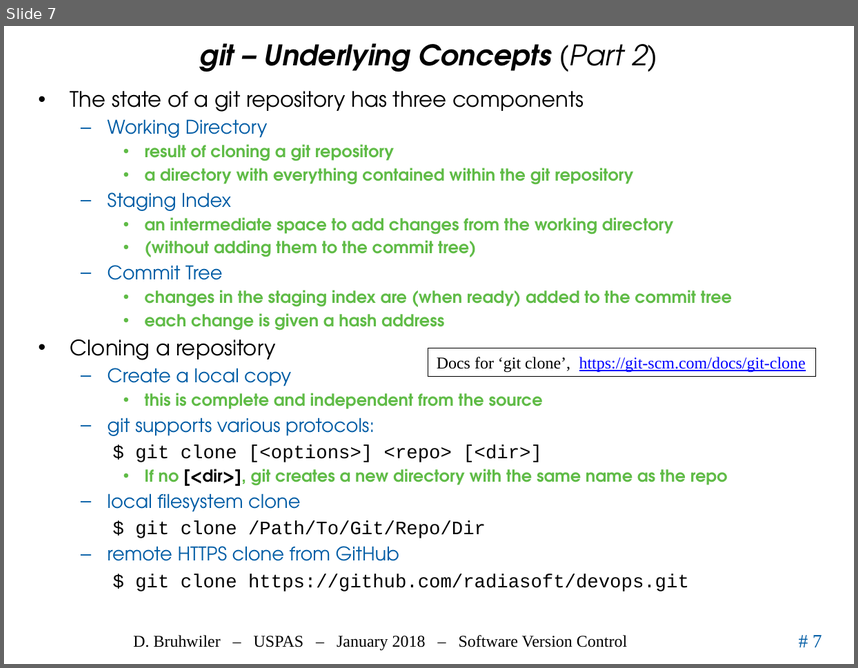
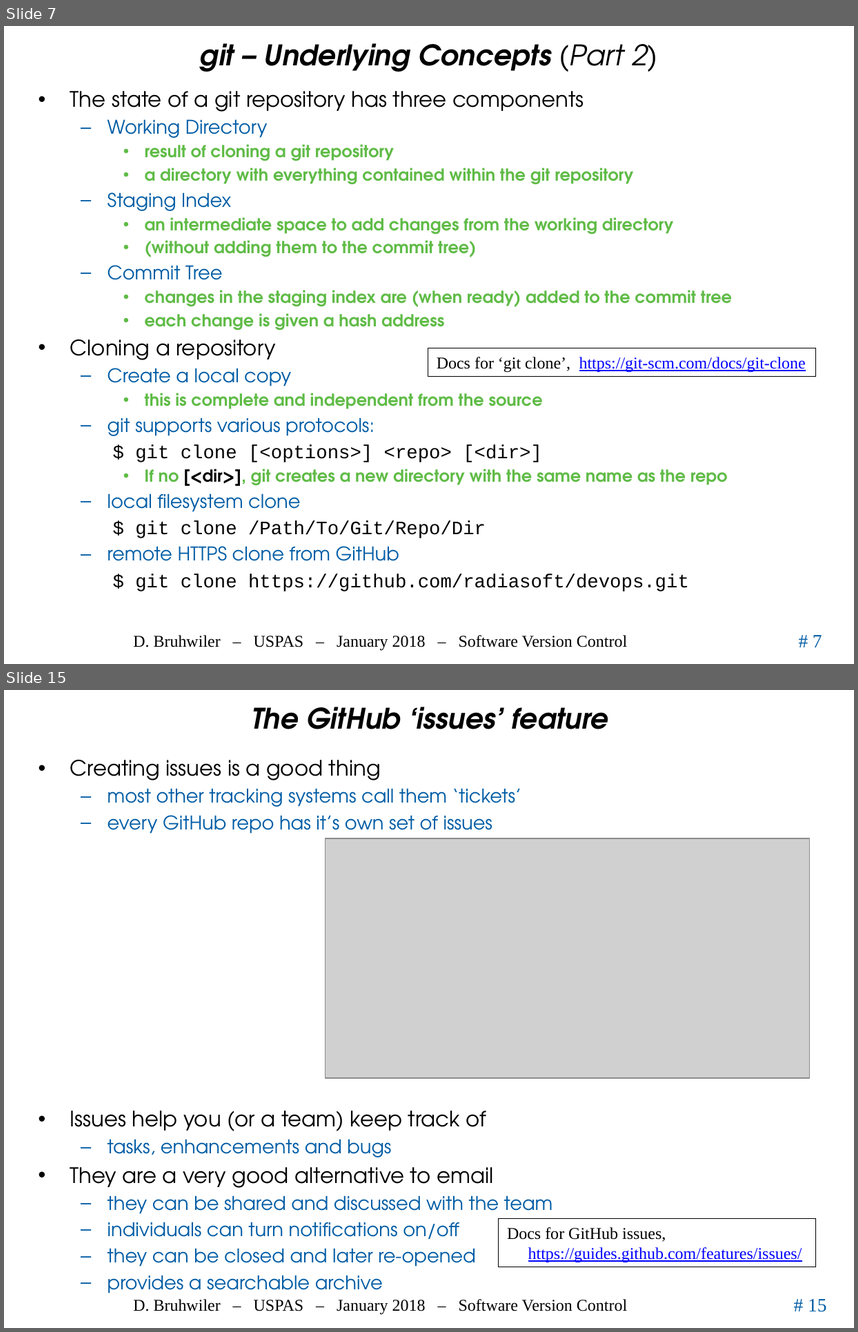
Before and after one commit to uspas/simbeamplasma18, a slide deck: software_version_control/02_VersionCont.pptx. Shown one above the other, each under a label of ours: slide 7 before the commit, slides 7 and 15 after it; the slides between them are not shown. The pictures are 858x668 and 858x1332 pixels, drawn with LibreOffice and Linux fonts; fonts in the diff are those of the drawing; grey boxes stand for pictures; background and template pictures are left out. Boxes give left, top, right and bottom in pixels: in the first picture for what was removed or moved away, otherwise in the second. Text is boxed around its words. In the diff, an @@ line names an element or a change of style, - is before the commit and + after.

```diff
--- a/software_version_control/02_VersionCont.pptx
+++ b/software_version_control/02_VersionCont.pptx
@@ slide 15 added at [4,690,854,1328], background #FFFFFF; not listed: 3 template elements that a slide beside it also shows @@
@@ title added at [252,707,608,729], 24 pt, text #000000, bold, italic @@
+The GitHub ‘issues’ feature
@@ text added at [70,760,553,1266], 16 pt, text #005CA5 @@
+• Creating issues is a good thing
+  – most other tracking systems call them ‘tickets’
+  – every GitHub repo has it’s own set of issues
+• Issues help you (or a team) keep track of
+  – tasks, enhancements and bugs
+• They are a very good alternative to email
+  – they can be shared and discussed with the team
+  – individuals can turn notifications on/off
+  – they can be closed and later re-opened
+  – provides a searchable archive
@@ picture added at [326,838,810,1078] @@
@@ rectangle added at [499,1218,816,1266], outline #000000 0.75 pt, 14 pt, text #0000FF, underline @@
+Docs for GitHub issues, https://guides.github.com/features/issues/
```
Also in this commit, not shown: 6 slides changed, 6 other slides added, 2 slides removed, 2 other files.
